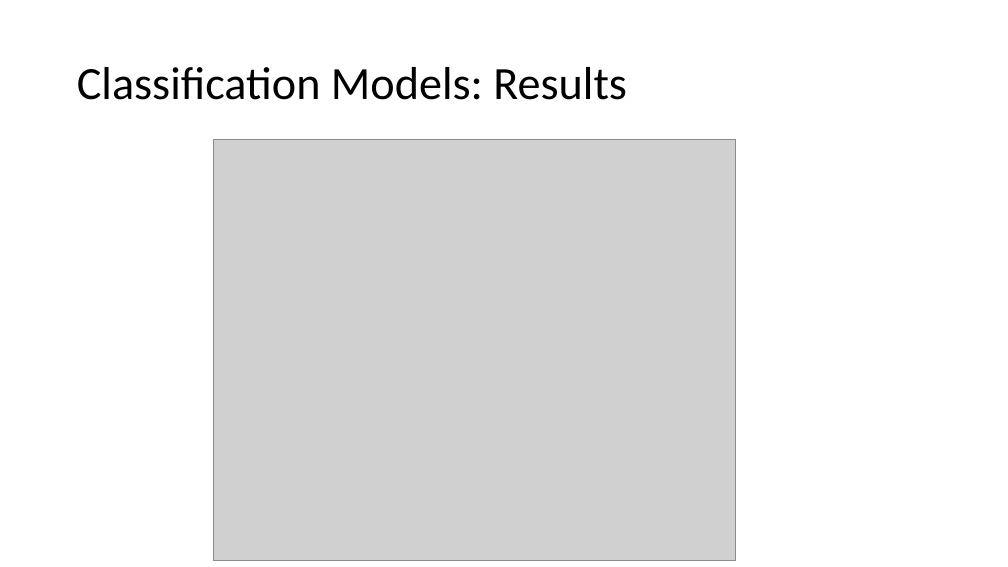
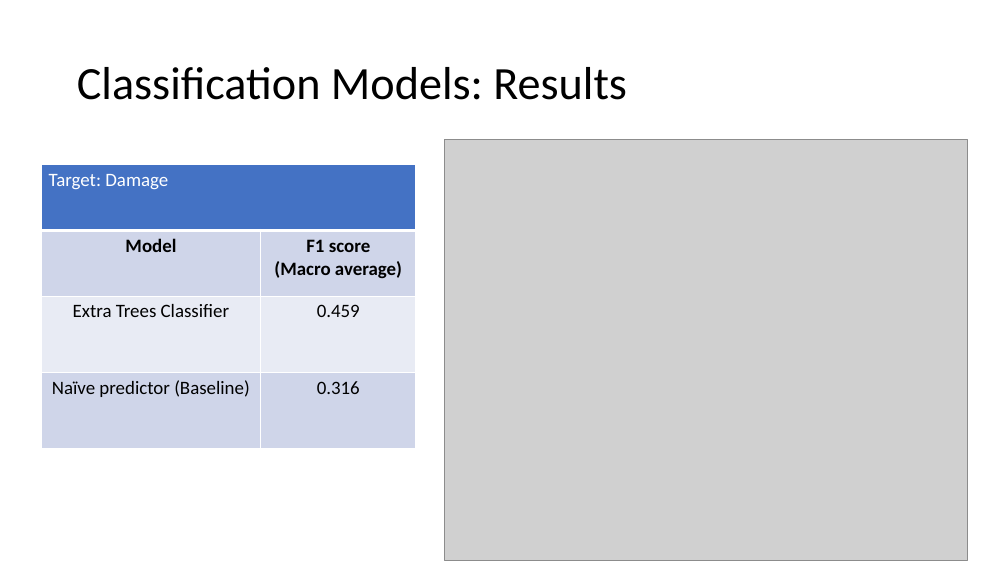
Before and after one commit to TheErdosInstitute-Summer2025-Project/aviation-project, a slide deck: slide 11 of deliverables/presentationcopy.pptx. Drawn at 1008x567 pixels with LibreOffice and Linux fonts; fonts in the diff are those of the drawing; grey boxes stand for pictures. Boxes give left, top, right and bottom in pixels: in the first picture for what was removed or moved away, otherwise in the second. Text is boxed around its words. In the diff, an @@ line names an element or a change of style, - is before the commit and + after.

```diff
--- a/deliverables/presentationcopy.pptx
+++ b/deliverables/presentationcopy.pptx
@@ picture: place and size @@
-picture at [213, 140, 736, 561]
+picture at [445, 140, 967, 561]
@@ table added at [41, 164, 416, 448], 4 rows, 2 columns @@
+Target: Damage | 
+Model | F1 score / (Macro average)
+Extra Trees Classifier | 0.459
+Naïve predictor (Baseline) | 0.316
```
Also in this commit, not shown: 2 other files.
